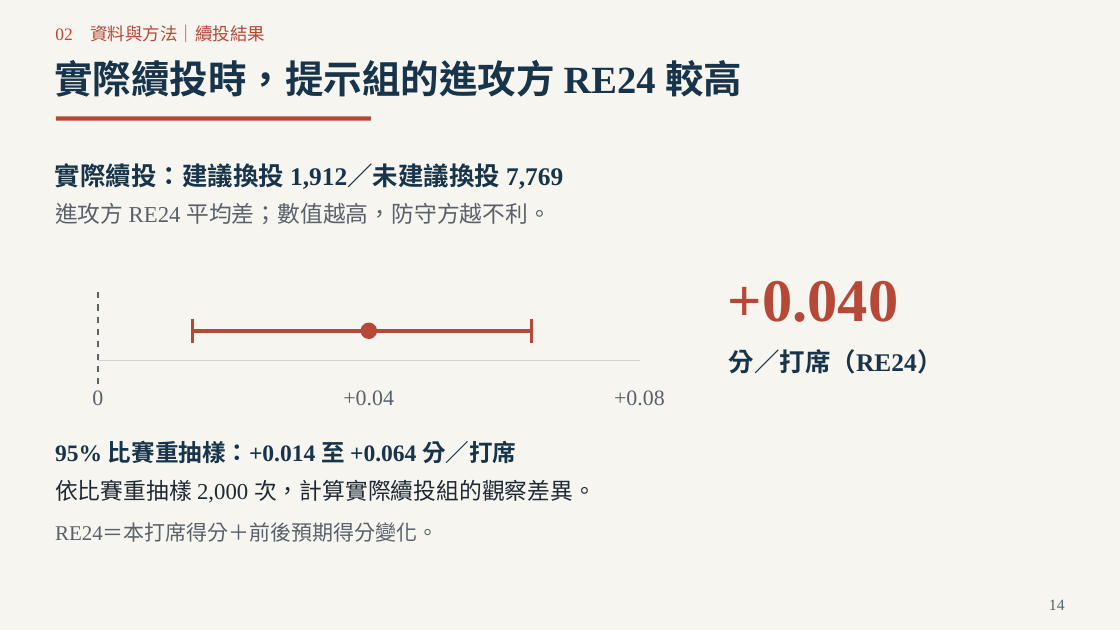
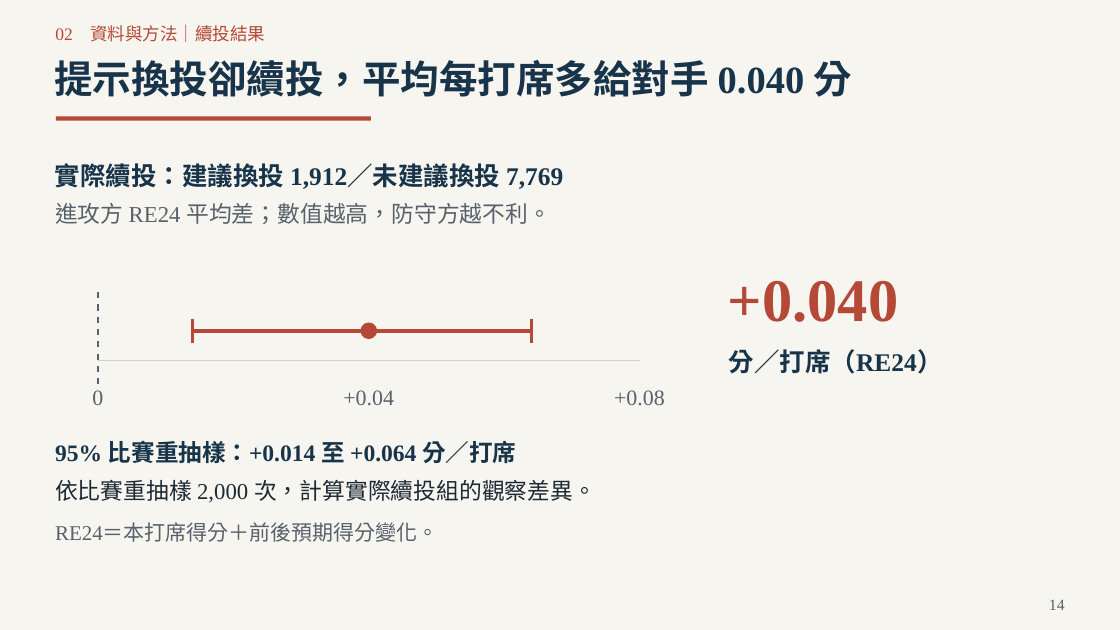
Before and after one commit to Da-Xiong-Chen/baseball_project, a slide deck: slide 14 of presentations/competition-2026/sync-20261115/一球兩面_臨場用人決策_2026球季版_38頁.pptx. Drawn at 1120x630 pixels with LibreOffice and Linux fonts; fonts in the diff are those of the drawing. Boxes give left, top, right and bottom in pixels: in the first picture for what was removed or moved away, otherwise in the second. Text is boxed around its words. In the diff, an @@ line names an element or a change of style, - is before the commit and + after.

```diff
--- a/presentations/competition-2026/sync-20261115/一球兩面_臨場用人決策_2026球季版_38頁.pptx
+++ b/presentations/competition-2026/sync-20261115/一球兩面_臨場用人決策_2026球季版_38頁.pptx
@@ text at <box>54,60,852,97</box>: text changed @@
-實際續投時，提示組的進攻方 RE24 較高
+提示換投卻續投，平均每打席多給對手 0.040 分
```
Also in this commit, not shown: 12 other slides changed, 2 other files.
